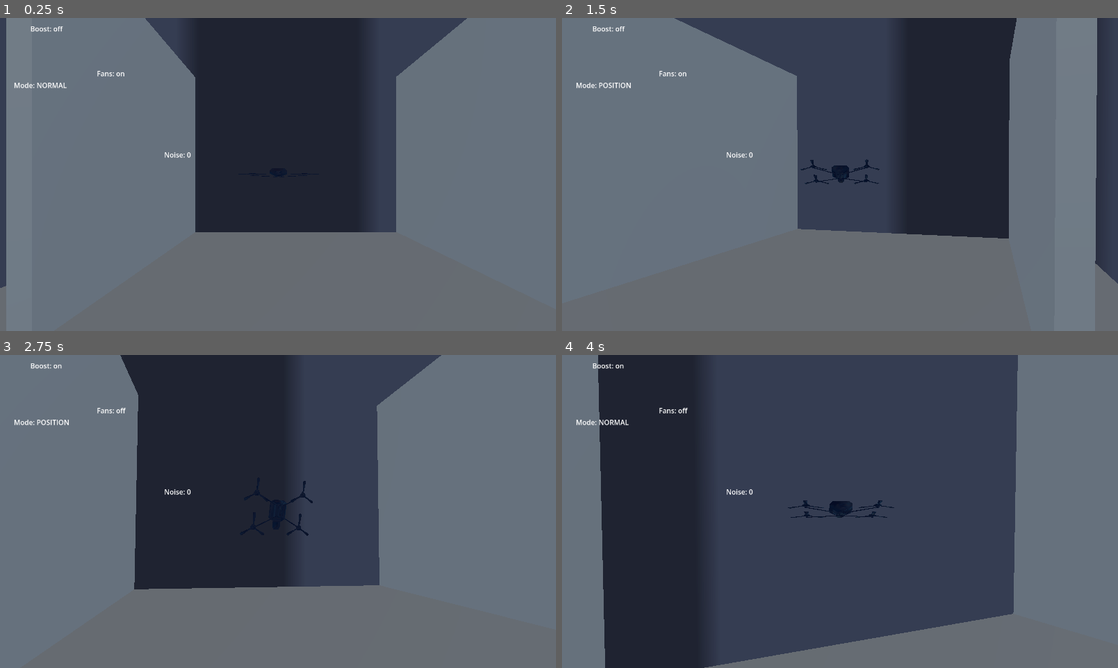
Above: before the commit, frames 1-4 (two rows, left to right).
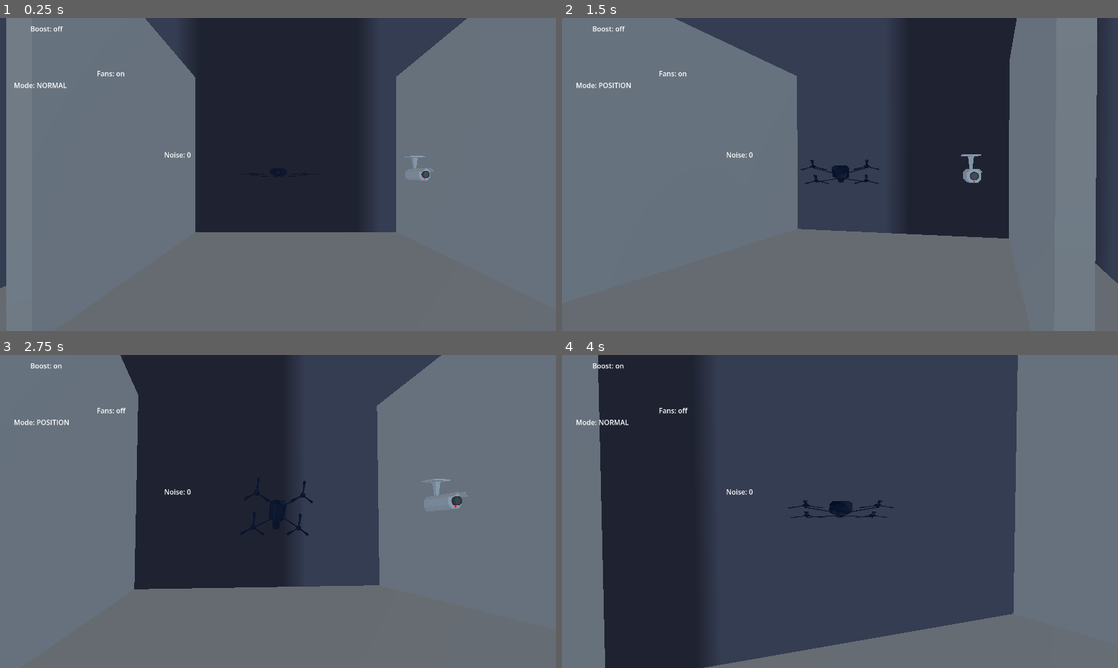
Above: after the commit, the same moments.

Repository: Apmds/operation-spin
Game: Godot game, scene res://src/test_scene.tscn
The game is run twice, just before and just after one commit, with the same random seed, the same clock (stepped at 60 frames per second) and the same inputs. The engine's default icon, where the game draws it, is replaced by a stand-in: a white triangle on a blue panel in a dark square.
Inputs (mouse positions are in pixels of both pictures, inside the frame that each line leads up to):
- Up to frame 1 (0.25 s): no input
- Up to frame 2 (1.5 s): tap Enter (ui_accept) at 0.5, 0.77 s; move the mouse to (867, 174) at 0.52 s; hold Shift (boost) 0.53-1.28 s; hold Up (move_forward) from 0.53 s (still down); click (867, 174) at 0.67 s; move the mouse to (812, 174) at 1.27 s; tap R (switch_modes) at 1.35 s
- Up to frame 3 (2.75 s): keep holding Up (move_forward); tap Enter (ui_accept) at 1.52 s; move the mouse to (289, 505) at 2.02 s; hold Shift (boost) from 2.03 s (still down)
- Up to frame 4 (4 s): keep holding Up (move_forward); move the mouse to (834, 517) at 2.77 s; release Shift (boost) at 2.78 s; tap R (switch_modes) at 2.85 s; click (834, 517) at 2.92 s; tap Enter (ui_accept) at 3.02, 3.77 s; move the mouse to (878, 514) at 3.52 s; hold Shift (boost) from 3.53 s (still down)

The runs differ from the first frame. In frame 1, 0.2% of the frame differs, in the area x 72-78%, y 44-52%; in frame 2, 0.2%; in frame 3, 0.3%, in the area x 75-85%, y 39-50%; in frame 4, nothing differs.

Commit message:
import security camera model and added collision names

Diff:
--- a/project.godot
+++ b/project.godot
@@ -71,6 +71,13 @@
 ]
 }
 
+[layer_names]
+
+3d_physics/layer_1="drone"
+3d_physics/layer_2="walls"
+3d_physics/layer_3="security_camera"
+3d_physics/layer_4="guard"
+
 [physics]
 
 3d/physics_engine="Jolt Physics"
--- a/src/drone/camera.tscn
+++ b/src/drone/camera.tscn
@@ -7,6 +7,7 @@
 script = ExtResource("1_xfuf4")
 
 [node name="Arm" type="SpringArm3D" parent="." unique_id=1130881809]
+collision_mask = 2
 spring_length = 6.0
 
 [node name="ArmPosition" type="Node3D" parent="Arm" unique_id=1820788887]
--- a/src/drone/drone.tscn
+++ b/src/drone/drone.tscn
@@ -7,6 +7,7 @@
 size = Vector3(510.636, 57.418686, 378.4331)
 
 [node name="Drone" type="CharacterBody3D" unique_id=652134360]
+collision_mask = 14
 script = ExtResource("1_1akv4")
 
 [node name="Mesh" type="MeshInstance3D" parent="." unique_id=649001359]
--- /dev/null
+++ b/src/security_camera/security_camera.gd
@@ -0,0 +1,11 @@
+class_name SecurityCamera extends Node3D
+
+@onready var camera_stand_mesh: MeshInstance3D = $CameraMesh/Stand
+@onready var camera_camera_mesh: MeshInstance3D = $CameraMesh/Camera
+
+func point_to(position) -> void:
+	camera_camera_mesh.look_at(position)
+
+# Called every frame. 'delta' is the elapsed time since the previous frame.
+func _physics_process(delta: float) -> void:
+	pass
--- a/src/security_camera/security_camera.tscn
+++ b/src/security_camera/security_camera.tscn
@@ -1,15 +1,20 @@
 [gd_scene format=3 uid="uid://b7rwq7y2g12vp"]
+
+[ext_resource type="PackedScene" uid="uid://t71k7roxukci" path="res://assets/models/securityCamera.glb" id="1_8vejq"]
+[ext_resource type="Script" uid="uid://bcpo7nb7ewawc" path="res://src/security_camera/security_camera.gd" id="1_lt0ak"]
 
 [sub_resource type="ConcavePolygonShape3D" id="ConcavePolygonShape3D_4sji2"]
 data = PackedVector3Array(0, 2.4824998, 0.25, 0.0245, 2.4824998, 0.2488, 0, 1.4894999, 0.7, 0.0245, 2.4824998, 0.2488,  …(65890 unchanged characters)…
 
 [node name="Security Camera" type="Node3D" unique_id=1689932002]
+script = ExtResource("1_lt0ak")
 
-[node name="Mesh" type="MeshInstance3D" parent="." unique_id=1189656212]
-transform = Transform3D(1, 0, 0, 0, 0.70710677, -0.70710677, 0, 0.70710677, 0.70710677, 0, 0, 0)
+[node name="CameraMesh" parent="." unique_id=1073196409 instance=ExtResource("1_8vejq")]
+transform = Transform3D(-1, 0, -8.742278e-08, 0, 1, 0, 8.742278e-08, 0, -1, 0, 0, 0)
 
 [node name="Area3D" type="Area3D" parent="." unique_id=1793873460]
+collision_layer = 4
 
-[node name="CollisionShape3D" type="CollisionShape3D" parent="Area3D" unique_id=1430276920]
+[node name="Collision" type="CollisionShape3D" parent="Area3D" unique_id=1430276920]
 transform = Transform3D(1, 0, 0, 0, -4.3711385e-08, -0.99999994, 0, 0.99999994, -4.3711385e-08, 0, 0, -2.49)
 shape = SubResource("ConcavePolygonShape3D_4sji2")
--- a/src/test_scene.tscn
+++ b/src/test_scene.tscn
@@ -4,6 +4,7 @@
 [ext_resource type="PackedScene" uid="uid://hrvlsw7wb3cj" path="res://src/drone/drone.tscn" id="1_sovdr"]
 [ext_resource type="Texture2D" uid="uid://b12m6y85qxt2s" path="res://icon.svg" id="2_dmphg"]
 [ext_resource type="PackedScene" uid="uid://cnxcttn0hupmn" path="res://src/drone/camera.tscn" id="3_l1obu"]
+[ext_resource type="PackedScene" uid="uid://b7rwq7y2g12vp" path="res://src/security_camera/security_camera.tscn" id="5_wtt4b"]
 
 [sub_resource type="BoxMesh" id="BoxMesh_sovdr"]
 size = Vector3(0.17, 3.165, 5.895)
@@ -40,6 +41,8 @@
 
 [node name="Wall" type="StaticBody3D" parent="." unique_id=830914622]
 transform = Transform3D(1, 0, 0, 0, 1, 0, 0, 0, 1, -1.6872424, 0.29859257, 0)
+collision_layer = 2
+collision_mask = 0
 metadata/_edit_group_ = true
 
 [node name="MeshInstance3D" type="MeshInstance3D" parent="Wall" unique_id=664031657]
@@ -50,6 +53,8 @@
 
 [node name="Wall2" type="StaticBody3D" parent="." unique_id=1713407030]
 transform = Transform3D(1, 0, 0, 0, 1, 0, 0, 0, 1, 0.27052546, -1.2012014, 0)
+collision_layer = 2
+collision_mask = 0
 metadata/_edit_group_ = true
 
 [node name="MeshInstance3D" type="MeshInstance3D" parent="Wall2" unique_id=927757874]
@@ -60,6 +65,8 @@
 
 [node name="Wall3" type="StaticBody3D" parent="." unique_id=702795414]
 transform = Transform3D(1, 0, 0, 0, 1, 0, 0, 0, 1, 2.3868802, 0.31672764, 0)
+collision_layer = 2
+collision_mask = 0
 metadata/_edit_group_ = true
 
 [node name="MeshInstance3D" type="MeshInstance3D" parent="Wall3" unique_id=1433626120]
@@ -73,6 +80,9 @@
 
 [node name="Camera" parent="." unique_id=1558356959 node_paths=PackedStringArray("followed_node") instance=ExtResource("3_l1obu")]
 followed_node = NodePath("../Drone")
+
+[node name="Security Camera" parent="." unique_id=1689932002 instance=ExtResource("5_wtt4b")]
+transform = Transform3D(-0.98768836, 0, -0.15643437, 0, 1, 0, 0.15643437, 0, -0.98768836, 1.81, 0, 0)
 
 [node name="UI" type="Control" parent="." unique_id=1156965521]
 layout_mode = 3
Binary file added: assets/models/securityCamera.glb
Not shown, added: assets/models/securityCamera.glb.import
Not shown, added: src/security_camera/security_camera.gd.uid
Not shown, changed: proj_files/models/securityCamera.blend
